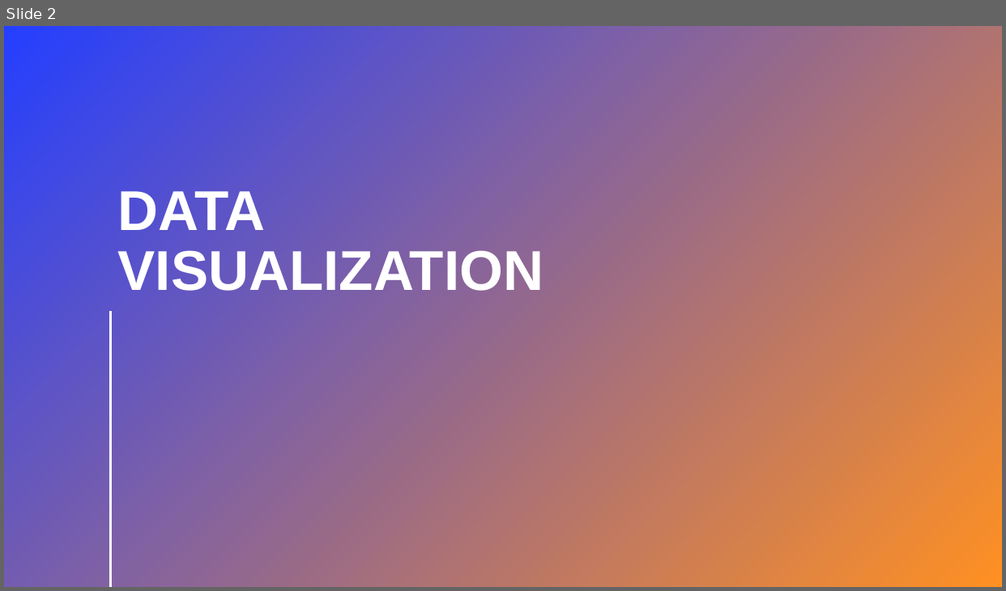
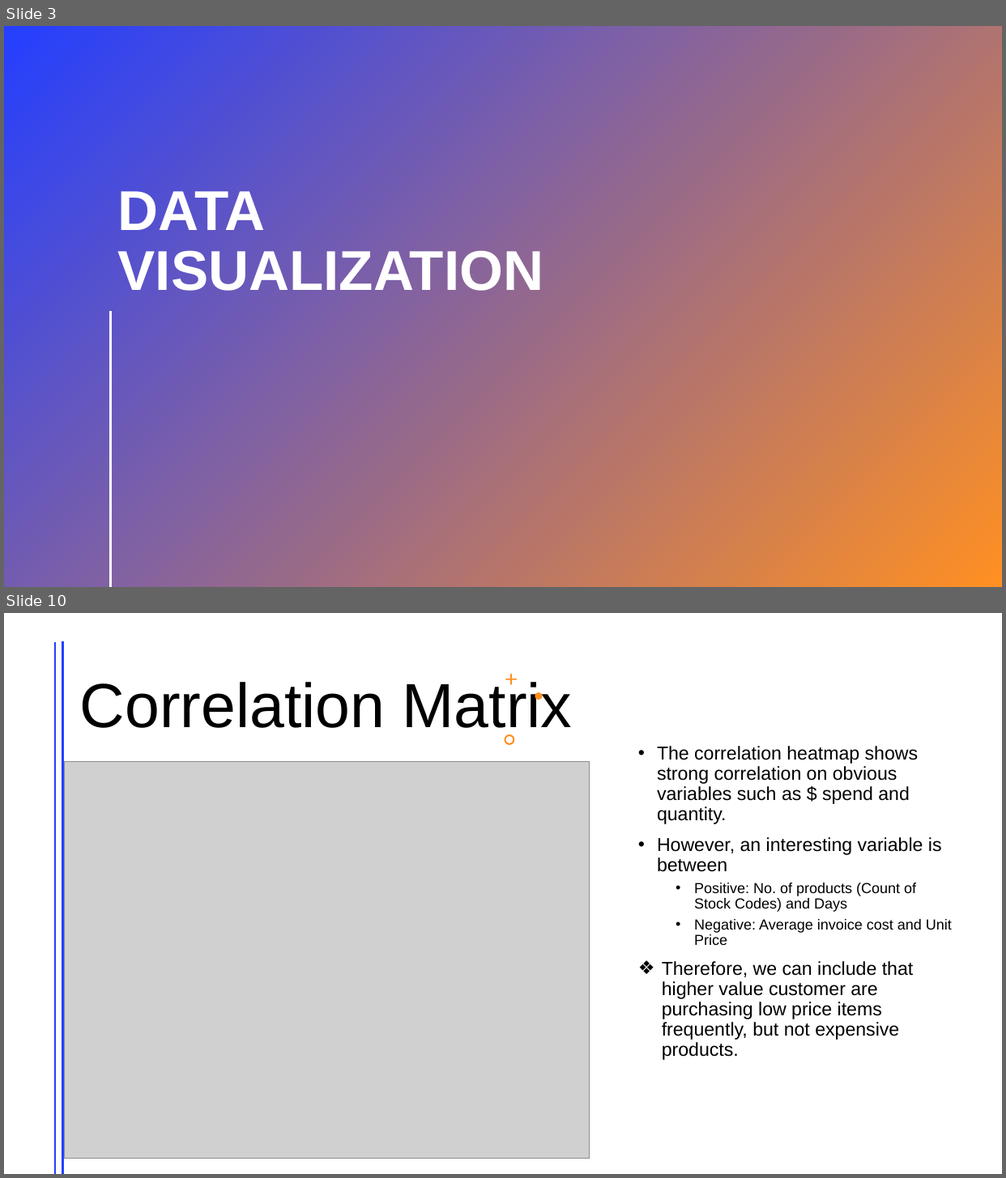
Before and after one commit to lotus17/springboard, a slide deck: Capstone 1_CLTV Calculation e-Commerce Project.pptx. Shown one above the other, each under a label of ours: slide 2 before the commit, slides 3 and 10 after it; the slides between them are not shown. The pictures are 1006x591 and 1006x1178 pixels, drawn with LibreOffice and Linux fonts; fonts in the diff are those of the drawing; grey boxes stand for pictures. Boxes give left, top, right and bottom in pixels: in the first picture for what was removed or moved away, otherwise in the second. Text is boxed around its words. In the diff, an @@ line names an element or a change of style, - is before the commit and + after.

Commit message:
Added Correlation Heatmap

```diff
--- a/Capstone 1_CLTV Calculation e-Commerce Project.pptx
+++ b/Capstone 1_CLTV Calculation e-Commerce Project.pptx
@@ slide 10 added at (4,613,1002,1174), background #FFFFFF @@
@@ line added from (55, 644) to (55, 1174), #FF9022 2 pt @@
@@ line added from (62, 642) to (62, 1174), #FF9022 2 pt @@
@@ title added at (80,678,573,739), 60 pt, text #000000 @@
+Correlation Matrix
@@ freeform shape added at (505,674,517,685), fill #FF9022 @@
@@ freeform shape added at (535,692,543,700), fill #FF9022 @@
@@ freeform shape added at (504,735,514,745), fill #FF9022 @@
@@ text added at (657,746,952,1060), 18 pt, text #000000 @@
+• The correlation heatmap shows strong correlation on obvious variables such as $ spend and quantity.
+• However, an interesting variable is between
+  • Positive: No. of products (Count of Stock Codes) and Days
+  • Negative: Average invoice cost and Unit Price
+❖ Therefore, we can include that higher value customer are purchasing low price items frequently, but not expensive products.
@@ picture added at (64,761,590,1159) @@
@@ what was slide 2 is now slide 3 @@
```
Also in this commit, not shown: 1 slide changed, 6 other slides added.
